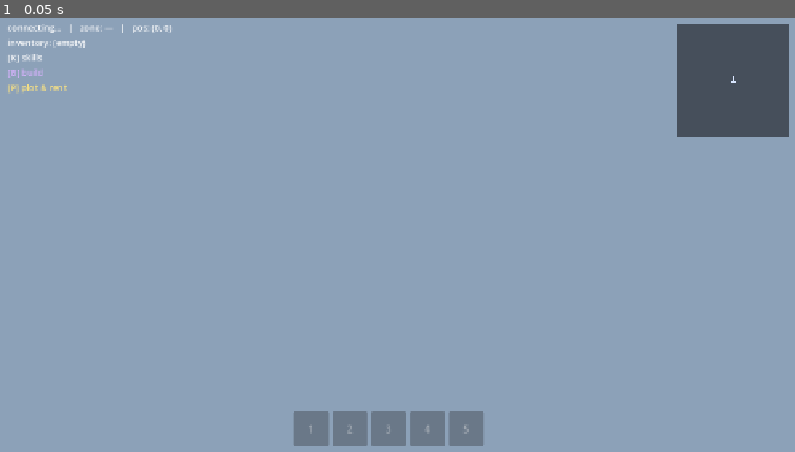
Above: before the commit, frame 1.
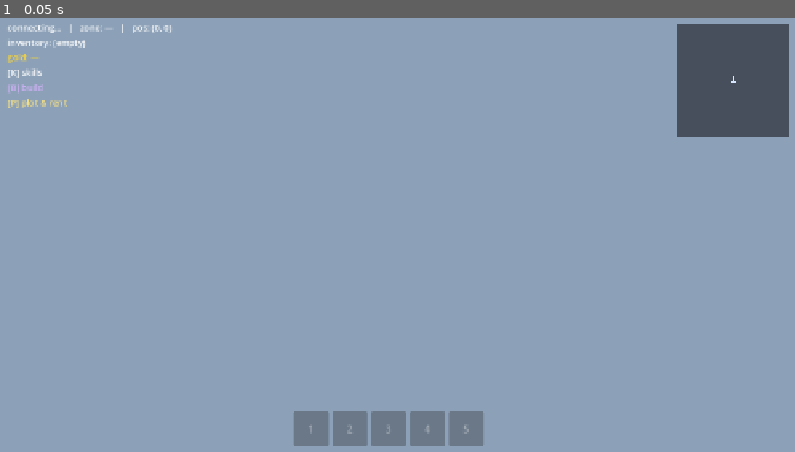
Above: after the commit, the same moment.

Repository: motagota/JESMMO
Game: Godot game, scene res://Main.tscn
The game is run twice, just before and just after one commit, with the same random seed, the same clock (stepped at 60 frames per second) and the same inputs.
Inputs:
- Up to frame 1 (0.05 s): no input

The runs differ from the first frame. In frame 1, 0.3% of the frame differs, in the area x 1-9%, y 8-21%.

Commit message:
Economy: the city pays wages for build contributions (#145)
The game had no way to create gold. Migration 0006 mints a flat 500 per
character at creation and its own comment admits there's no earning mechanic;
rent was the only sink, so every purse trended to zero and any further sink
(market fees, #141) would have accelerated it.

Contributing to a city build order now pays gold on the spot — haul stone to
a road, wood to the well, get paid per unit that actually lands. Wages are
credited inside the contribution's own transaction, because a crash between
"stone moved" and "wages paid" would otherwise lose the wage or double-pay it
on retry. Both contribute paths pay: the pooled one and the per-cell road one
from #133.

The rate is tied to commissioned work, so gold enters the economy only as
fast as the city posts build orders — whoever plans them is effectively the
central bank.

Demolition orders (demo_*) pay nothing. Tearing a road down is labour too,
but demolition refunds the stone while wages already paid aren't clawed back,
so paying for teardown as well as rebuild would subsidise the place -> earn ->
demolish -> replace loop in both directions. The loop itself is knowingly left
open — it needs an editor to post the demolition, so players can't reach it —
and every payout is logged so an abnormal rate is visible. Revisit before
roads ever become player-demolishable.

Client: gold reached the client only on rent.status and rendered only in the
rent panel, because until now it changed only at rent time. Wages make it move
during play, so there's a new gold.update push and a permanent HUD purse
readout, seeded correctly from login hydration.

Unblocks #141.

Diff:
--- a/client_godot/Main.gd
+++ b/client_godot/Main.gd
@@ -320,6 +320,13 @@
     _net.craft_recipes.connect(func(recipes): _craft.set_recipes(recipes))
     _net.craft_made.connect(func(_recipe_id, item_id, qty): _hud.flash_gain(item_id, qty))
     _net.home_respawn_set.connect(func(_bed_id): _hud.flash_announce("Respawn point set!"))
+    # Build wages (#145): the balance readout tracks every change, and an
+    # earned delta flashes like any other gain so the faucet is felt, not
+    # just tallied.
+    _net.gold_update.connect(func(gold, delta, _reason):
+        _hud.set_gold(gold)
+        if delta > 0:
+            _hud.flash_gain("gold", delta))
     _net.rent_status.connect(_on_rent_status)
     _net.rent_warning.connect(func(_plot_id_arg, due_at): _hud.flash_announce(
         "Rent is due soon (in %dh) — press P to pay" % maxi((due_at - int(Time.get_unix_time_from_system())) / 3600, 0)))
@@ -537,6 +544,7 @@
 ## change) to both the HUD's compact hint and the toggleable rent panel (#14).
 func _on_rent_status(plot_id: String, due_at: int, paid_through: int, state: String, auto_pay: bool, gold: int) -> void:
     _hud.set_rent_hint(state, due_at)
+    _hud.set_gold(gold) # seeds the purse readout at login, before any wage lands
     _rent.set_status(plot_id, due_at, paid_through, state, auto_pay, gold)
 
 ## The client already knows every zone's district from `partition`, so it
--- a/client_godot/net/NetworkClient.gd
+++ b/client_godot/net/NetworkClient.gd
@@ -81,6 +81,10 @@
 signal road_cells(order_id: String, cells: Array)
 signal road_cell_progress(order_id: String, cell_index: int, required: Dictionary, progress: Dictionary, completed: bool)
 signal home_respawn_set(bed_id: String)
+## The character's gold balance changed (#145) — `delta` is signed, `reason`
+## is a short tag ("build_wages"). Until wages existed gold only moved at rent
+## time and rode `rent_status`; it now moves during ordinary play.
+signal gold_update(gold: int, delta: int, reason: String)
 signal rent_status(plot_id: String, due_at: int, paid_through: int, state: String, auto_pay: bool, gold: int)
 signal rent_warning(plot_id: String, due_at: int)
 signal rent_reclaimed(plot_id: String, moved_to_storage: Array)
@@ -284,6 +288,11 @@
                 msg.get("required", {}),
                 msg.get("progress", {}),
                 bool(msg.get("completed", false)))
+        Protocol.S_GOLD_UPDATE:
+            gold_update.emit(
+                int(msg.get("gold", 0)),
+                int(msg.get("delta", 0)),
+                String(msg.get("reason", "")))
         Protocol.S_HOME_RESPAWN_SET:
             home_respawn_set.emit(String(msg.get("bed_id", "")))
         Protocol.S_RENT_STATUS:
--- a/client_godot/net/Protocol.gd
+++ b/client_godot/net/Protocol.gd
@@ -214,6 +214,13 @@
 const S_RENT_WARNING := "rent.warning"
 const S_RENT_RECLAIMED := "rent.reclaimed"
 const C_RENT_SET_AUTOPAY := "rent.set_autopay"
+
+# --- gameplay: gold balance (build wages, #145) -------------------------------
+## `{gold, delta, reason}` — the authoritative balance after it changed, what
+## moved, and why. Until #145 gold only ever changed at rent time, so
+## `rent.status`'s own `gold` field was the only source; build wages make it
+## move during ordinary play, so the HUD tracks this instead.
+const S_GOLD_UPDATE := "gold.update"
 
 # --- gameplay: mayor-commissioned city build orders (e.g. dirt paths) --------
 ## Restricted server-side to the account with `role == "mayor"` (see `welcome`'s
--- /dev/null
+++ b/client_godot/tests/smoke_wages.gd
@@ -0,0 +1,129 @@
+## Live build-wages test (#145) against a running gateway: an editor plans a
+## short road at the Mt Coot-tha quarry face, a real player mines real stone
+## there and contributes it, and the test asserts the city pays — `gold.update`
+## arrives with a positive delta and an authoritative balance, and the HUD's
+## purse readout tracks it. This is the game's first gold faucet, so the thing
+## being proven is that gold can now go UP at all.
+## Run: Godot --headless --path client_godot -s res://tests/smoke_wages.gd
+extends SceneTree
+
+const FACE := Vector2i(8210, 13900) # node_quarry_rock_0's authored spot
+const FOREMAN := Vector2i(8232, 13945) # Sten's authored spot
+const ROAD_START := Vector2i(8210, 13915) # a stub beside the face, clear of the rock
+
+var _hud: Hud
+var _editor
+var _player
+var _t := 0.0
+var _phase := "plan"
+var _order_id := ""
+var _pid := ""
+var _pos := Vector2.ZERO
+var _pickaxe_instance_id := ""
+var _gold_at_login := -1
+var _chop_at := 0.0
+
+func _fail(msg: String) -> void:
+	print("SMOKE_FAIL: ", msg)
+	quit(1)
+
+func _initialize() -> void:
+	_hud = Hud.new()
+	root.add_child(_hud)
+
+	_editor = load("res://net/NetworkClient.gd").new()
+	root.add_child(_editor)
+	_editor.auth_required.connect(func(_v): _editor.login("editor@capital.town", "editor12345"))
+	_editor.welcome.connect(func(d):
+		if String(d.get("role", "")) != "editor":
+			_fail("not editor"); return
+		_editor.send_road_plan([[ROAD_START.x, ROAD_START.y], [ROAD_START.x + 10, ROAD_START.y]]))
+	_editor.road_plan_error.connect(func(m): _fail("road.plan_error: %s" % m))
+	_editor.road_planned.connect(func(order_id):
+		_order_id = order_id
+		print("SMOKE: planned ", order_id)
+		_spawn_player())
+	_editor.connect_to("ws://127.0.0.1:8766")
+
+func _spawn_player() -> void:
+	_player = load("res://net/NetworkClient.gd").new()
+	root.add_child(_player)
+	var email := "wages_%d_%d@t.test" % [Time.get_unix_time_from_system(), randi()]
+	_player.auth_required.connect(func(_v): _player.register(email, "pw12345", "Wages"))
+	_player.welcome.connect(func(d):
+		_pid = String(d.get("player_id", ""))
+		_phase = "to_sten")
+	_player.status_update.connect(func(id, _zone, state):
+		if id == _pid:
+			_pos = Vector2(float(state.get("x", 0)), float(state.get("y", 0))))
+	# Login hydration's rent.status carries the starting balance — the purse
+	# readout must be correct from login, before any wage is ever earned.
+	_player.rent_status.connect(func(_p, _d, _pt, _s, _a, gold):
+		if _gold_at_login < 0:
+			_gold_at_login = gold
+			_hud.set_gold(gold)
+			print("SMOKE: balance at login = ", gold))
+	_player.inv_update.connect(func(items, _used, _cap):
+		for it in items:
+			if String(it.get("item_id", "")) == "pickaxe" and _pickaxe_instance_id == "":
+				_pickaxe_instance_id = String(it.get("id", "")))
+	_player.equip_update.connect(func(tool, _d, _m, _a):
+		if tool == "pickaxe" and _phase == "equip":
+			_phase = "to_face")
+	_player.ability_result.connect(func(id, ok, _cd, _reason, item_id, _qty):
+		if id == "pick" and ok and item_id == "stone" and _phase == "mining":
+			_player.send_build_contribute(_order_id, "stone", 1))
+	_player.gold_update.connect(func(gold, delta, reason):
+		_hud.set_gold(gold)
+		if _gold_at_login < 0:
+			_fail("a wage landed before login hydration — can't verify the delta"); return
+		if delta <= 0:
+			_fail("expected a positive wage delta, got %d" % delta); return
+		if reason != "build_wages":
+			_fail("unexpected reason: %s" % reason); return
+		if gold <= _gold_at_login:
+			_fail("balance didn't rise: %d -> %d" % [_gold_at_login, gold]); return
+		if _hud._gold.text != "gold: %d" % gold:
+			_fail("HUD purse readout out of sync: %s vs %d" % [_hud._gold.text, gold]); return
+		print("SMOKE_OK: the city paid %d gold for building (%d -> %d), HUD reads '%s'"
+			% [delta, _gold_at_login, gold, _hud._gold.text])
+		quit(0))
+	_player.connect_to("ws://127.0.0.1:8766")
+
+func _process(delta: float) -> bool:
+	_t += delta
+	match _phase:
+		"to_sten":
+			_player.send_move(FOREMAN.x - 12800, FOREMAN.y - 12800)
+			_phase = "talk_wait"
+			_t = 0.0
+		"talk_wait":
+			if _t > 3.0:
+				_player.send_npc_talk("npc_quarry_foreman")
+				_phase = "equip_wait"
+				_t = 0.0
+		"equip_wait":
+			if _t > 1.0 and _pickaxe_instance_id != "":
+				_player.send_equip(_pickaxe_instance_id)
+				_phase = "equip"
+				_t = 0.0
+		"equip":
+			pass # advances via equip_update
+		"to_face":
+			_player.send_move(FACE.x - FOREMAN.x, FACE.y - FOREMAN.y)
+			_phase = "to_face_wait"
+			_t = 0.0
+		"to_face_wait":
+			if _t > 2.0:
+				if _pos.distance_to(Vector2(FACE)) > 8.0:
+					_fail("not close enough to the face: %s" % _pos); return true
+				_phase = "mining"
+				_chop_at = 0.0
+		"mining":
+			if _t >= _chop_at:
+				_player.send_ability_use("pick", "node_quarry_rock_0")
+				_chop_at = _t + 2.2
+	if _t > 40.0:
+		_fail("timed out in phase %s (login gold=%d)" % [_phase, _gold_at_login])
+		return true
+	return false
--- a/client_godot/ui/Hud.gd
+++ b/client_godot/ui/Hud.gd
@@ -12,6 +12,7 @@
 
 var _status: Label
 var _inv: Label
+var _gold: Label
 var _skill: Label
 var _build_hint: Label
 var _rent_hint: Label
@@ -46,6 +47,12 @@
 	_status = _line(box)
 	_inv = _line(box)
 	_inv.text = "inventory: (empty)"
+	# Purse (#145). Gold used to change only at rent time and was visible only
+	# in the rent panel; build wages make it move during ordinary play, so it
+	# needs a permanent readout. Seeded from the first `rent.status`/`gold.update`.
+	_gold = _line(box)
+	_gold.modulate = Color(1.0, 0.85, 0.2)
+	_gold.text = "gold: —"
 	_skill = _line(box)
 	_skill.text = "[K] skills"
 	_build_hint = _line(box)
@@ -111,6 +118,13 @@
 func set_pos(wx: float, wy: float) -> void:
 	pos = Vector2(wx, wy)
 	_refresh_status()
+
+## The purse readout (#145). Fed by `gold.update` (build wages) and by the
+## `gold` that already rides `rent.status`, so it's correct from login rather
+## than only after the first time you earn something.
+func set_gold(gold: int) -> void:
+	if _gold:
+		_gold.text = "gold: %d" % gold
 
 ## Switch the E-key hint between "gather" and "talk" (mining/abilities epic
 ## #123, #121) — Main recomputes this every frame from whichever's nearer,
Not shown, changed: rust_server/src/bin/proxy.rs
Not shown, changed: rust_server/src/persistence/mod.rs
Not shown, changed: rust_server/src/protocol.rs
